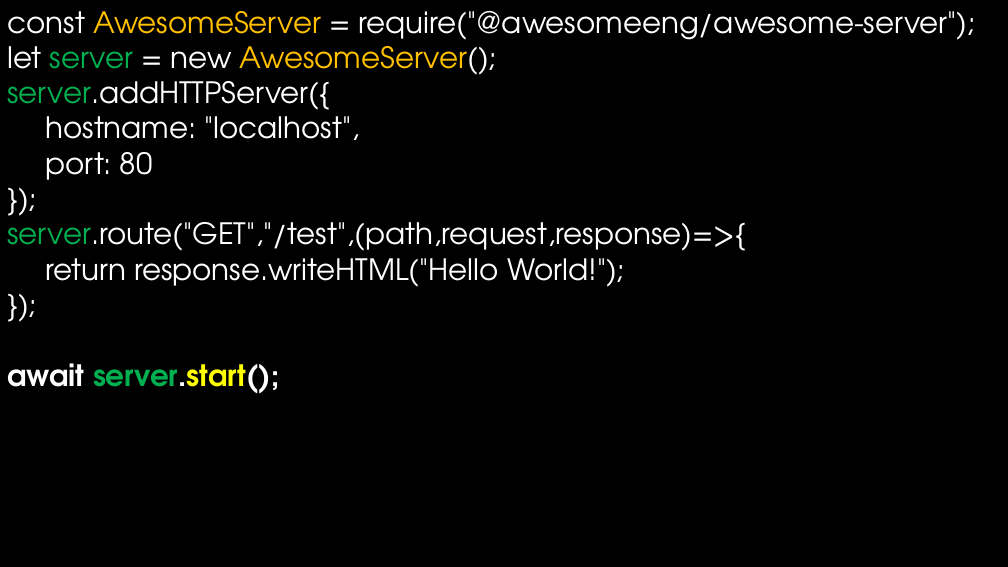
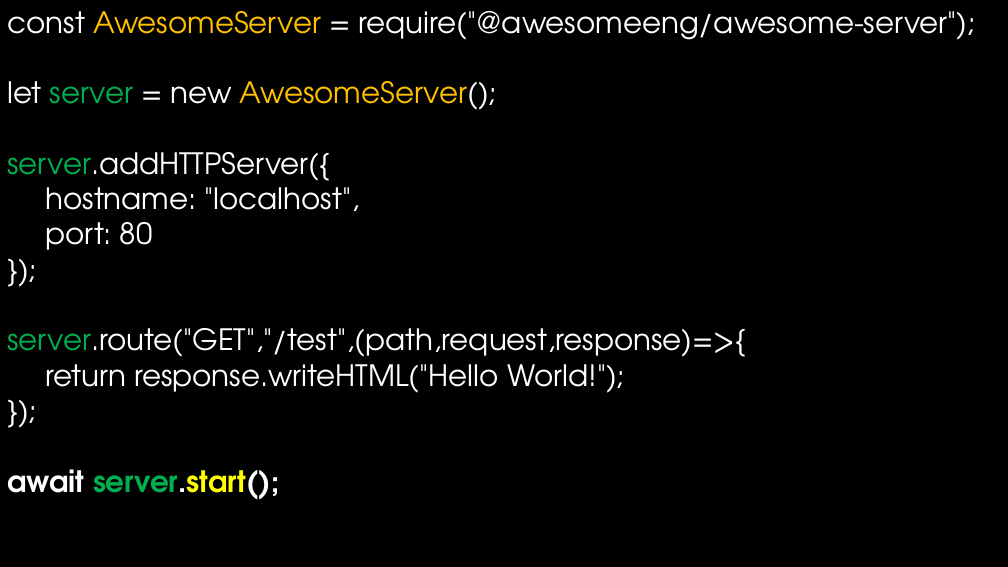
Before and after one commit to arei/talks, a slide deck: slide 51 of BuildingAwesome/BuildingAwesome.pptx. Drawn at 1008x567 pixels with LibreOffice and Linux fonts; fonts in the diff are those of the drawing. Boxes give left, top, right and bottom in pixels: in the first picture for what was removed or moved away, otherwise in the second. Text is boxed around its words. In the diff, an @@ line names an element or a change of style, - is before the commit and + after.

Commit message:
Final draft of BuildingAwesome.

```diff
--- a/BuildingAwesome/BuildingAwesome.pptx
+++ b/BuildingAwesome/BuildingAwesome.pptx
@@ text "const AwesomeServer = require("@awesomeeng/awesome-server");" rewrapped from bbox=[7, 11, 975, 394] to bbox=[7, 11, 975, 500] @@
```
Also in this commit, not shown: 3 other slides changed, 4 slides added, 2 slides removed, 2 other files.
